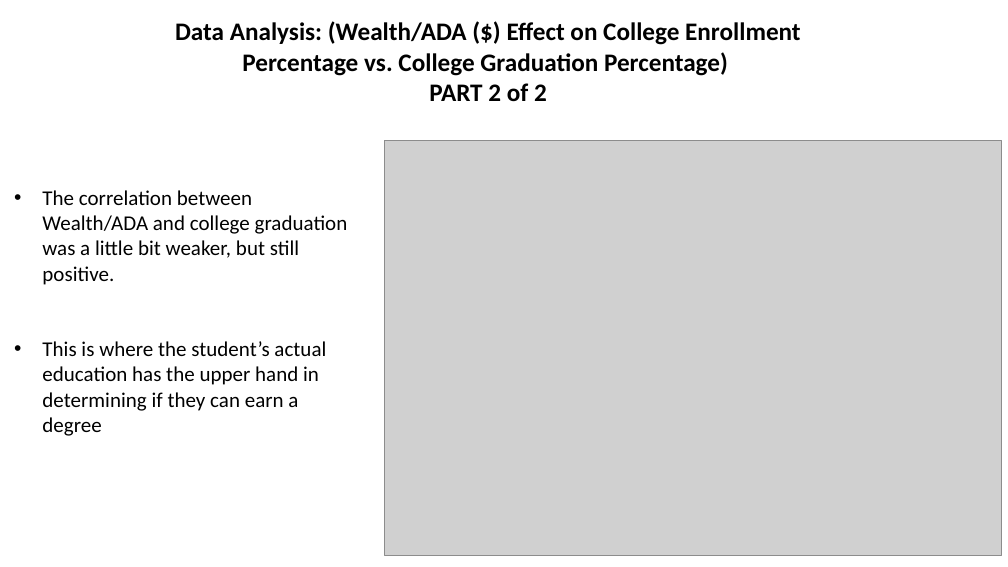
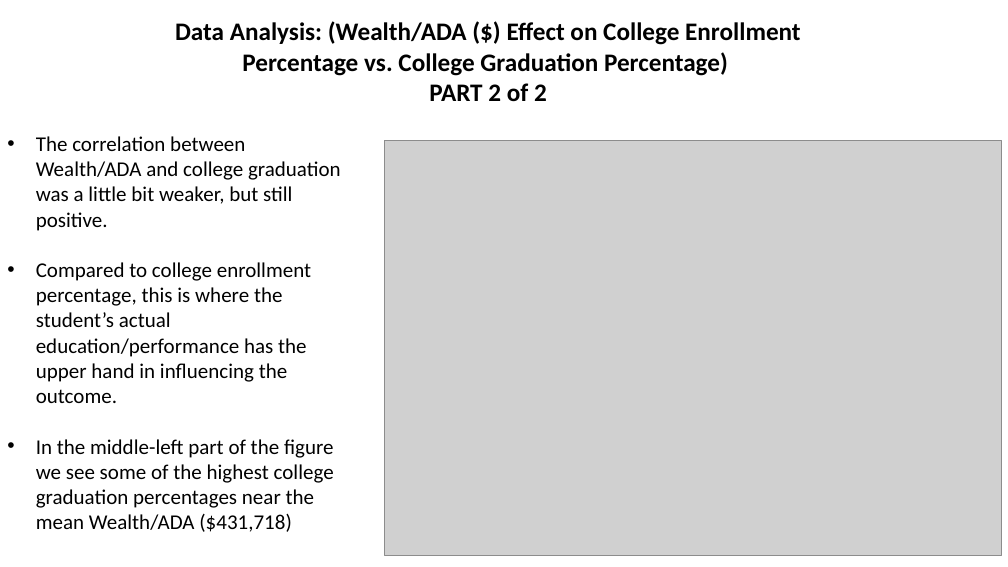
Before and after one commit to RachidRezzik/Texas_GradPercent_Predictor, a slide deck: slide 14 of TexasDistrictForecast.pptx (slide 13 before the commit). Drawn at 1008x567 pixels with LibreOffice and Linux fonts; fonts in the diff are those of the drawing; grey boxes stand for pictures. Boxes give left, top, right and bottom in pixels: in the first picture for what was removed or moved away, otherwise in the second. Text is boxed around its words. In the diff, an @@ line names an element or a change of style, - is before the commit and + after.

```diff
--- a/TexasDistrictForecast.pptx
+++ b/TexasDistrictForecast.pptx
@@ text "The correlation between Wealth/ADA and ...": place and size @@
-text "The correlation between Wealth/ADA and ..." at <box>42,190,348,436</box>
+text "The correlation between Wealth/ADA and ..." at <box>36,136,341,532</box>
@@ text at <box>36,262,334,532</box>: text changed @@
-• This is where the student’s actual education has the upper hand in determining if they can earn a degree
+• Compared to college enrollment percentage, this is where the student’s actual education/performance has the upper hand in influencing the outcome.
+• In the middle-left part of the figure we see some of the highest college graduation percentages near the mean Wealth/ADA ($431,718)
```
Also in this commit, not shown: 7 other slides changed, 1 slide added, 2 other files.
